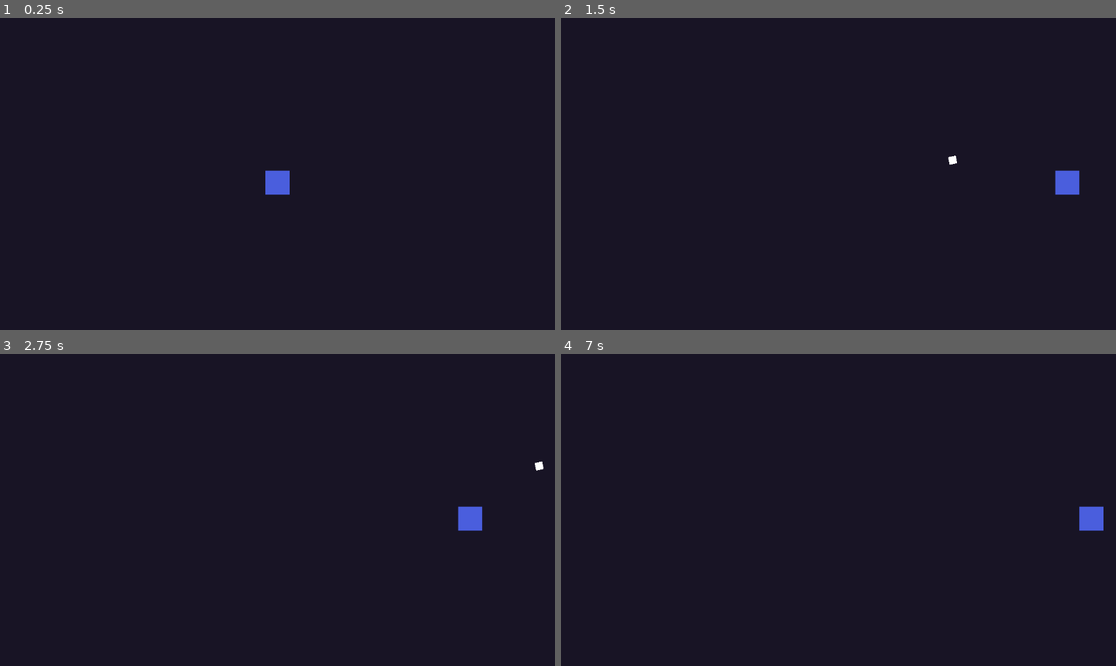
Above: before the commit, frames 1-4 (two rows, left to right).
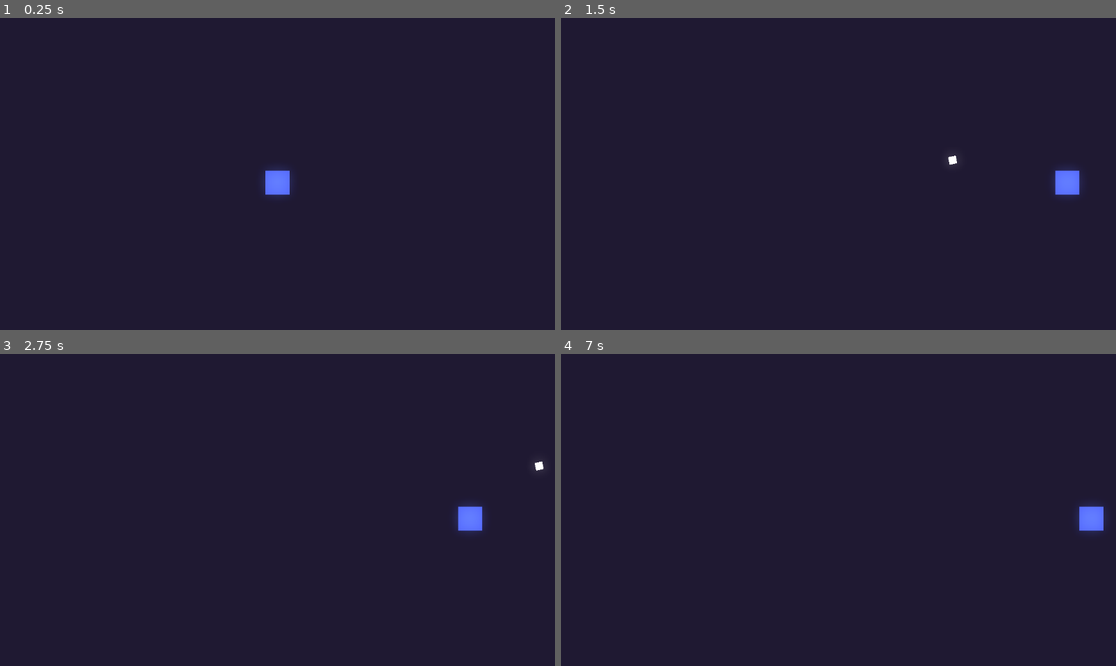
Above: after the commit, the same moments.

Repository: matheusmondenez/my-first-platform-game
Game: Godot game, scene res://wave_shooter/levels/arena.tscn
Same seed, same stepped clock (60 frames per second), same inputs: the game is played once before the commit and once after it. This scene is started directly instead of the project's main scene.
Inputs (mouse positions are in pixels of both pictures, inside the frame that each line leads up to):
- Up to frame 1 (0.25 s): no input
- Up to frame 2 (1.5 s): tap Enter at 0.5 s; move the mouse to (960, 158) at 0.52 s; press the mouse at (960, 158) at 0.53 s; hold D (right) from 0.53 s (still down); tap Space (jump) at 0.77 s; move the mouse to (727, 189) at 1.27 s; release the mouse at (727, 189) at 1.28 s; click (727, 189) at 1.35 s
- Up to frame 3 (2.75 s): tap Space (jump) at 1.52 s; move the mouse to (333, 441) at 2.02 s; release D (right) at 2.03 s; press the mouse at (333, 441) at 2.03 s; hold A (left) from 2.03 s (still down)
- Up to frame 4 (7 s): move the mouse to (810, 572) at 2.77 s; release A (left) at 2.78 s; release the mouse at (810, 572) at 2.78 s; hold D (right) 2.78-4.28 s; click (810, 572) at 2.85 s; tap Space (jump) at 3.02, 3.5, 3.77, 4.52, 5, 6.02, 6.5, 6.77 s; move the mouse to (1005, 556) at 3.52 s; press the mouse at (1005, 556) at 3.53 s; tap Enter at 4.25, 5.75 s; move the mouse to (672, 463) at 4.27 s; release the mouse at (672, 463) at 4.28 s; hold A (left) 4.28-5.03 s; click (672, 463) at 4.35 s; move the mouse to (866, 510) at 5.02 s; press the mouse at (866, 510) at 5.03 s; hold D (right) 5.03-5.78 s; move the mouse to (755, 432) at 5.77 s; release the mouse at (755, 432) at 5.78 s; hold A (left) from 5.78 s (still down); click (755, 432) at 5.85 s; move the mouse to (960, 494) at 6.52 s; press the mouse at (960, 494) at 6.53 s

The runs differ from the first frame. In frame 1, 0.6% of the frame differs, in the area x 46-54%, y 46-59%; in frame 2, 0.6%; in frame 3, 0.6%, in the area x 81-99%, y 34-59%; in frame 4, 0.6%.

Commit message:
creates world environment

Diff:
--- a/wave_shooter/levels/arena.tscn
+++ b/wave_shooter/levels/arena.tscn
@@ -1,10 +1,19 @@
-[gd_scene load_steps=3 format=3 uid="uid://dgak60m7gvdoh"]
+[gd_scene load_steps=4 format=3 uid="uid://dgak60m7gvdoh"]
 
 [ext_resource type="PackedScene" uid="uid://55q8dyag7rwi" path="res://wave_shooter/actors/player.tscn" id="1_0xoxs"]
 [ext_resource type="Script" path="res://wave_shooter/levels/arena.gd" id="1_hn6cv"]
 
+[sub_resource type="Environment" id="Environment_sgqdw"]
+background_mode = 3
+glow_enabled = true
+glow_bloom = 0.5
+glow_blend_mode = 0
+
 [node name="Arena" type="Node2D"]
 script = ExtResource("1_hn6cv")
 
+[node name="WorldEnvironment" type="WorldEnvironment" parent="."]
+environment = SubResource("Environment_sgqdw")
+
 [node name="Player" parent="." instance=ExtResource("1_0xoxs")]
 position = Vector2(576, 342)
